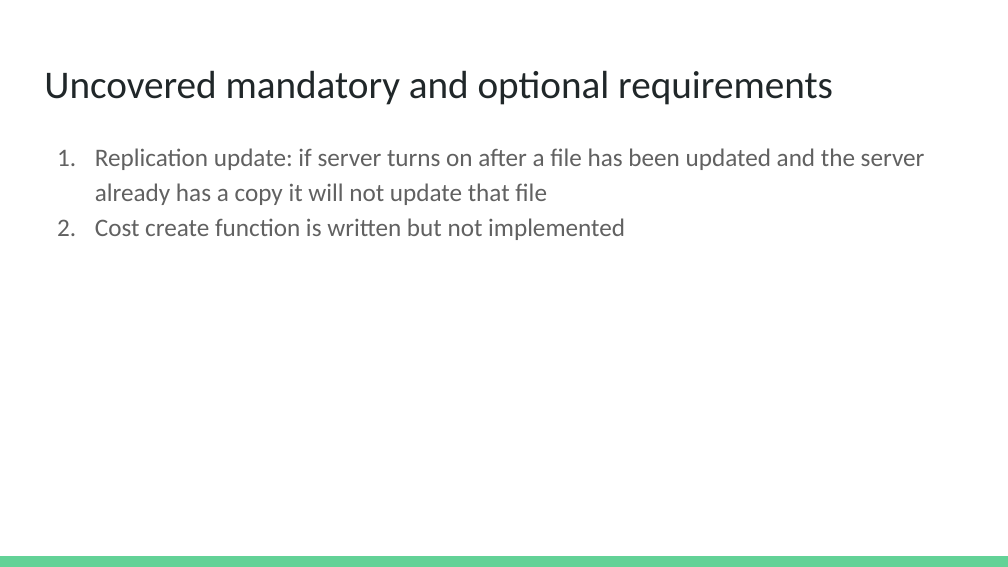
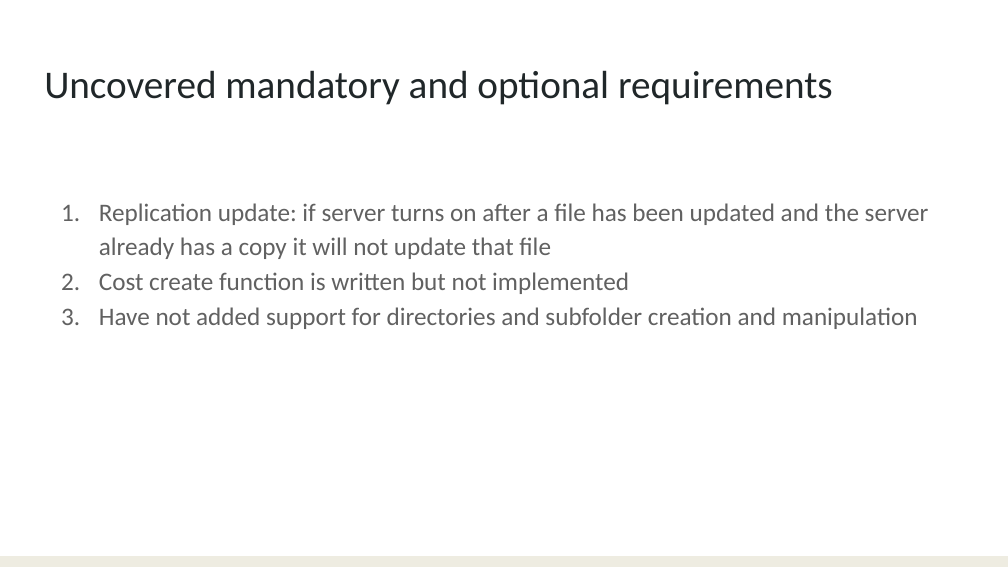
Before and after one commit to hasanimran96/Project-Distributed-File-System, a slide deck: slide 4 of DOS PROJECT PRESENTATION.pptx. Drawn at 1008x567 pixels with LibreOffice and Linux fonts; fonts in the diff are those of the drawing. Boxes give left, top, right and bottom in pixels: in the first picture for what was removed or moved away, otherwise in the second. Text is boxed around its words. In the diff, an @@ line names an element or a change of style, - is before the commit and + after.

```diff
--- a/DOS PROJECT PRESENTATION.pptx
+++ b/DOS PROJECT PRESENTATION.pptx
@@ text "Replication update: if server turns ...": place and size @@
-text "Replication update: if server turns ..." at (95,148,925,240)
+text "Replication update: if server turns ..." at (99,203,929,329)
@@ text at (99,203,929,294): indent changed @@
@@ text at (99,307,918,329): paragraph added @@
+3. Have not added support for directories and subfolder creation and manipulation
@@ rectangle at (0,556,1008,567): fill #63D297 to #EEECE1 @@
```
Also in this commit, not shown: 5 other slides changed.
